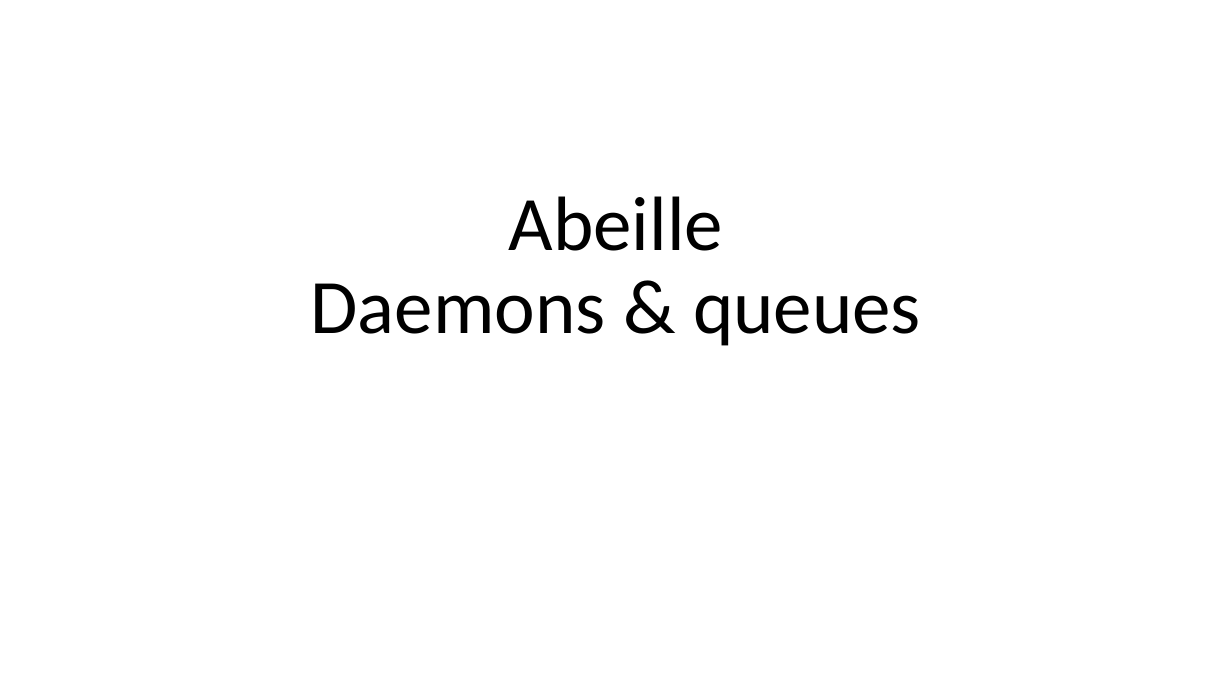
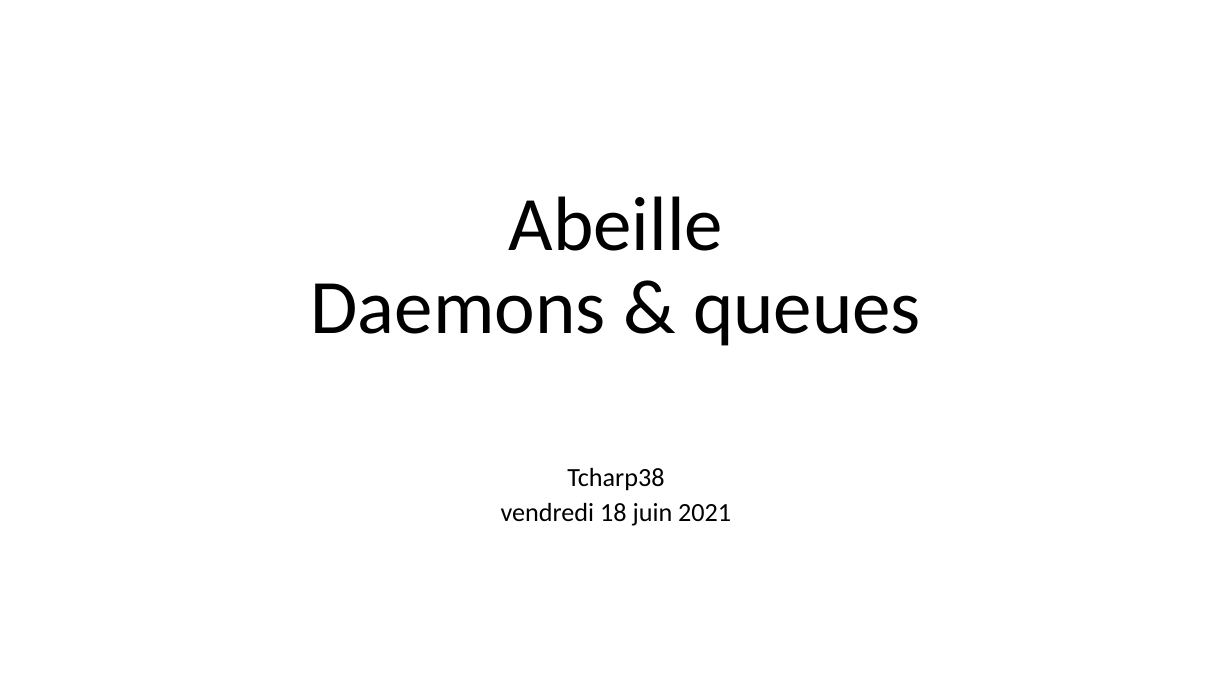
Before and after one commit to KiwiHC16/AbeilleDoc, a slide deck: slide 1 of source/dev/DaemonsAndQueues.pptx. Drawn at 1232x693 pixels with LibreOffice and Linux fonts; fonts in the diff are those of the drawing. Boxes give left, top, right and bottom in pixels: in the first picture for what was removed or moved away, otherwise in the second. Text is boxed around its words. In the diff, an @@ line names an element or a change of style, - is before the commit and + after.

```diff
--- a/source/dev/DaemonsAndQueues.pptx
+++ b/source/dev/DaemonsAndQueues.pptx
@@ subtitle added at box(501, 467, 731, 526), 20.4 pt, text #000000 @@
+Tcharp38
+vendredi 18 juin 2021
```
Also in this commit, not shown: 1 other slide changed, 1 other file.
